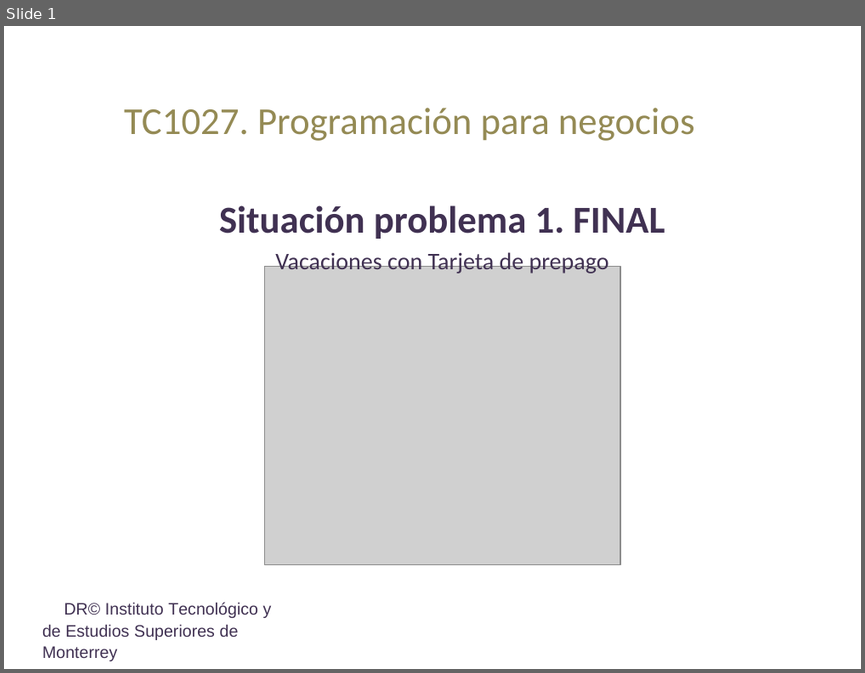
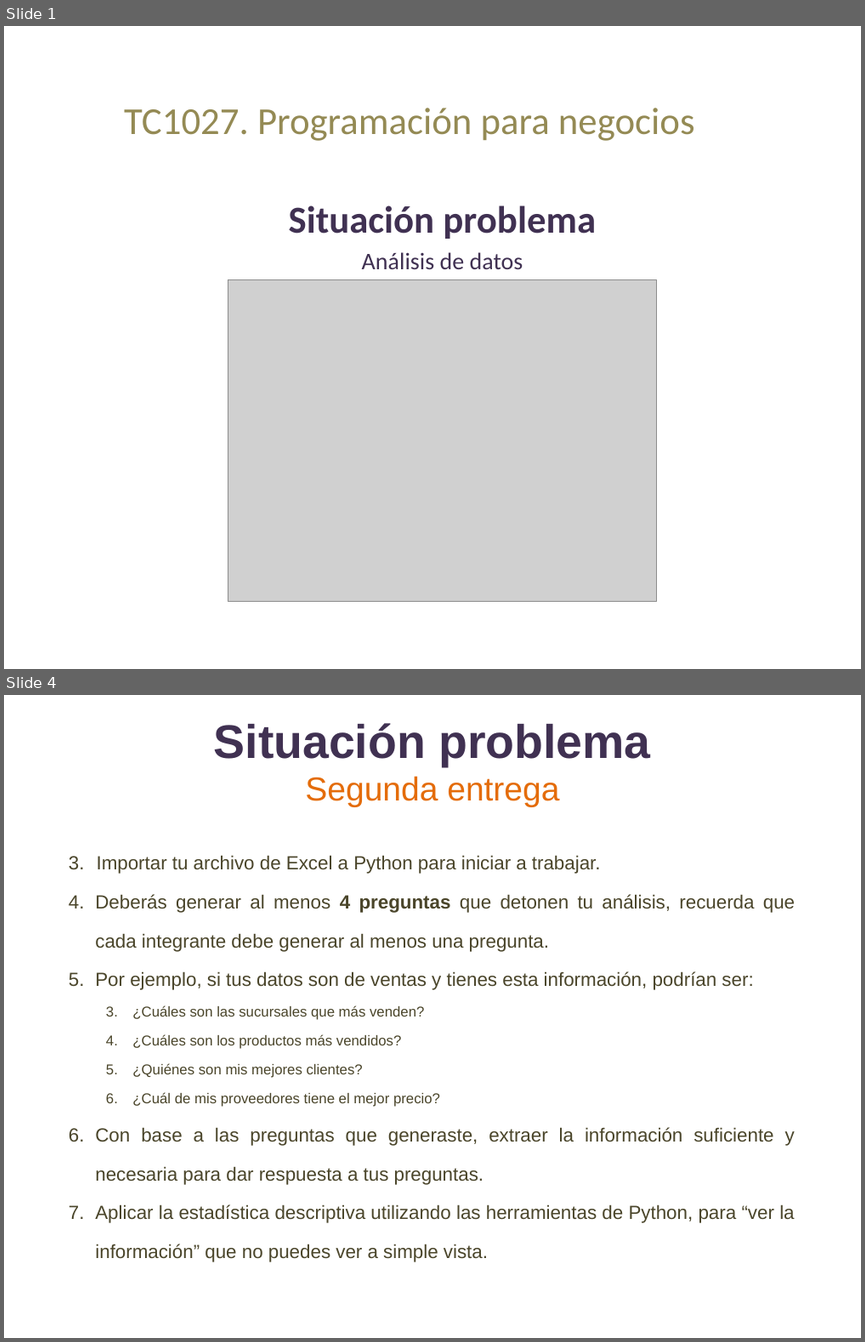
Before and after one commit to lizetheP/Programacion, a slide deck: CalendarioAgo2022/proyecto/SITUACION_PROBLEMA.pptx. Shown one above the other, each under a label of ours: slide 1 before the commit, slides 1 and 4 after it; the slides between them are not shown. The pictures are 865x673 and 865x1342 pixels, drawn with LibreOffice and Linux fonts; fonts in the diff are those of the drawing; grey boxes stand for pictures. Boxes give left, top, right and bottom in pixels: in the first picture for what was removed or moved away, otherwise in the second. Text is boxed around its words. In the diff, an @@ line names an element or a change of style, - is before the commit and + after.

```diff
--- a/CalendarioAgo2022/proyecto/SITUACION_PROBLEMA.pptx
+++ b/CalendarioAgo2022/proyecto/SITUACION_PROBLEMA.pptx
@@ slide 4 added at [4,695,861,1338], background #FFFFFF @@
@@ title added at [214,723,650,807], 39.6 pt, text #403152, bold @@
+Situación problema
+Segunda entrega
@@ text added at [95,855,794,1262], 16 pt, text #4A452A @@
+3. Importar tu archivo de Excel a Python para iniciar a trabajar.
+4. Deberás generar al menos 4 preguntas que detonen tu análisis, recuerda que cada integrante debe generar al menos una pregunta.
+5. Por ejemplo, si tus datos son de ventas y tienes esta información, podrían ser:
+  3. ¿Cuáles son las sucursales que más venden?
+  4. ¿Cuáles son los productos más vendidos?
+  5. ¿Quiénes son mis mejores clientes?
+  6. ¿Cuál de mis proveedores tiene el mejor precio?
+6. Con base a las preguntas que generaste, extraer la información suficiente y necesaria para dar respuesta a tus preguntas.
+7. Aplicar la estadística descriptiva utilizando las herramientas de Python, para “ver la información” que no puedes ver a simple vista.
@@ slide 1 changed as well @@
@@ subtitle at [289,205,596,269]: text changed; size 20 to 32 pt; bold on @@
-Situación problema 1. FINAL
-Vacaciones con Tarjeta de prepago
+Situación problema
+Análisis de datos
@@ picture: place and size @@
-picture at [264,267,621,565]
+picture at [228,279,657,601]
@@ text removed at [42,601,272,661] @@
-DR© Instituto Tecnológico y de Estudios Superiores de Monterrey
```
Also in this commit, not shown: 2 other slides changed, 14 other slides added, 7 slides removed, 5 other files.
